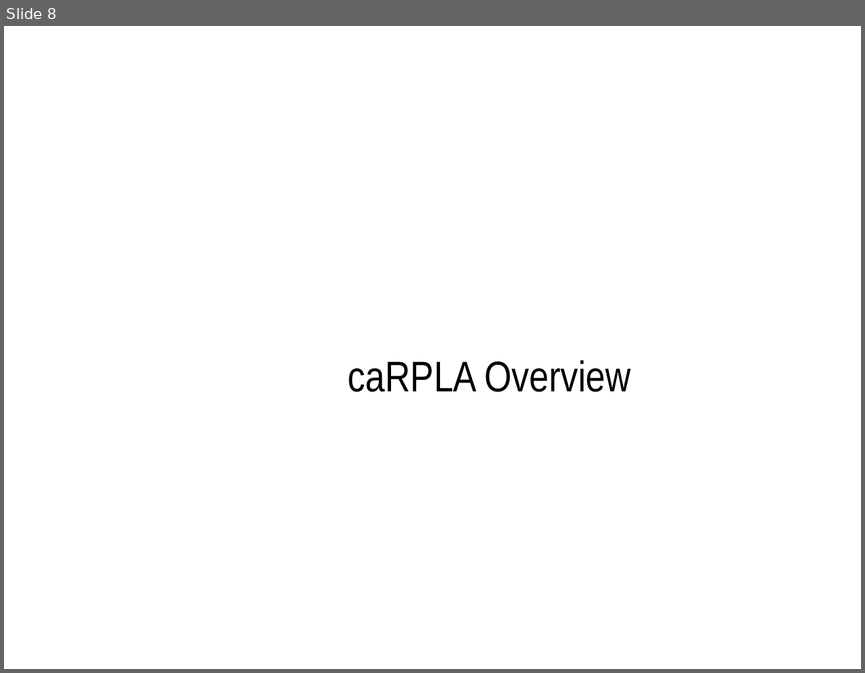
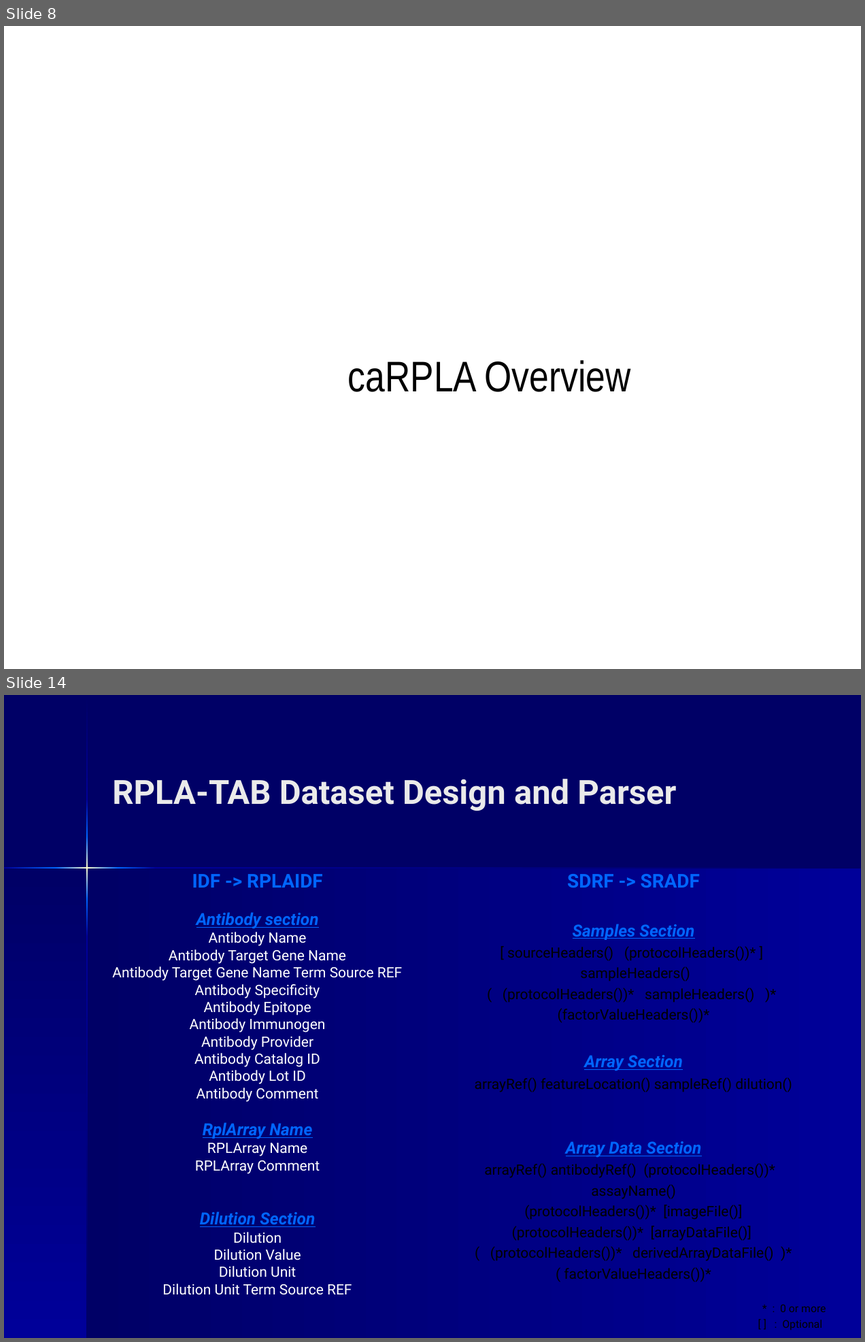
Before and after one commit to NCIP/caarray-docs, a slide deck: project_management/open_meetings/caArray User Community Meeting July2.ppt. Shown one above the other, each under a label of ours: slide 8 before the commit, slides 8 and 14 after it; the slides between them are not shown. The pictures are 865x673 and 865x1342 pixels, drawn with LibreOffice and Linux fonts; fonts in the diff are those of the drawing; background and template pictures are left out. Boxes give left, top, right and bottom in pixels: in the first picture for what was removed or moved away, otherwise in the second. Text is boxed around its words. In the diff, an @@ line names an element or a change of style, - is before the commit and + after.

```diff
--- a/project_management/open_meetings/caArray User Community Meeting July2.ppt
+++ b/project_management/open_meetings/caArray User Community Meeting July2.ppt
@@ slide 14 added at (x1=4, y1=695, x2=861, y2=1338), background #000066 @@
@@ title added at (x1=112, y1=779, x2=676, y2=811), 28 pt, text #EAEAEA, bold @@
+RPLA-TAB Dataset Design and Parser
@@ group added at (x1=4, y1=696, x2=861, y2=1338): 11 freeform shapes @@
@@ text added at (x1=112, y1=874, x2=402, y2=1295), 12 pt, text #FFFFFF @@
+IDF -> RPLAIDF
+Antibody section
+Antibody Name
+Antibody Target Gene Name
+Antibody Target Gene Name Term Source REF
+Antibody Specificity
+Antibody Epitope
+Antibody Immunogen
+Antibody Provider
+Antibody Catalog ID
+Antibody Lot ID
+Antibody Comment
+RplArray Name
+RPLArray Name
+RPLArray Comment
+Dilution Section
+Dilution
+Dilution Value
+Dilution Unit
+Dilution Unit Term Source REF
@@ text added at (x1=475, y1=874, x2=825, y2=1329), 12 pt, text #000000 @@
+SDRF -> SRADF
+Samples Section
+[ sourceHeaders() (protocolHeaders())* ]
+sampleHeaders()
+( (protocolHeaders())* sampleHeaders() )*
+(factorValueHeaders())*
+Array Section
+arrayRef() featureLocation() sampleRef() dilution()
+Array Data Section
+arrayRef() antibodyRef() (protocolHeaders())*
+assayName()
+(protocolHeaders())* [imageFile()]
+(protocolHeaders())* [arrayDataFile()]
+( (protocolHeaders())* derivedArrayDataFile() )*
+( factorValueHeaders())*
+* : 0 or more
+[ ] : Optional
```
Also in this commit, not shown: 10 other slides added.
